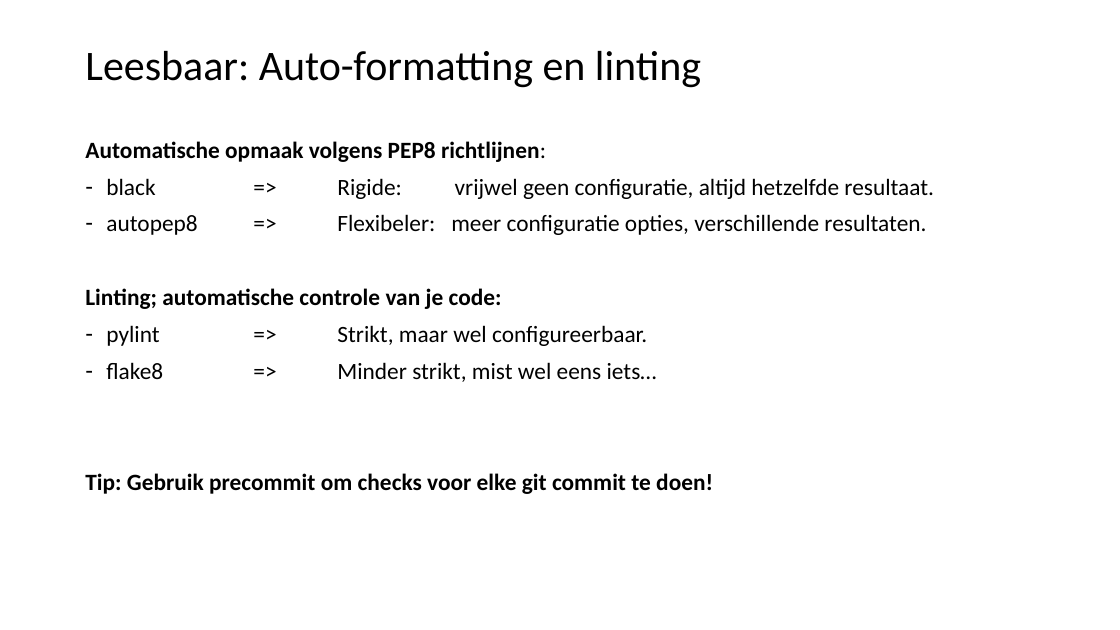
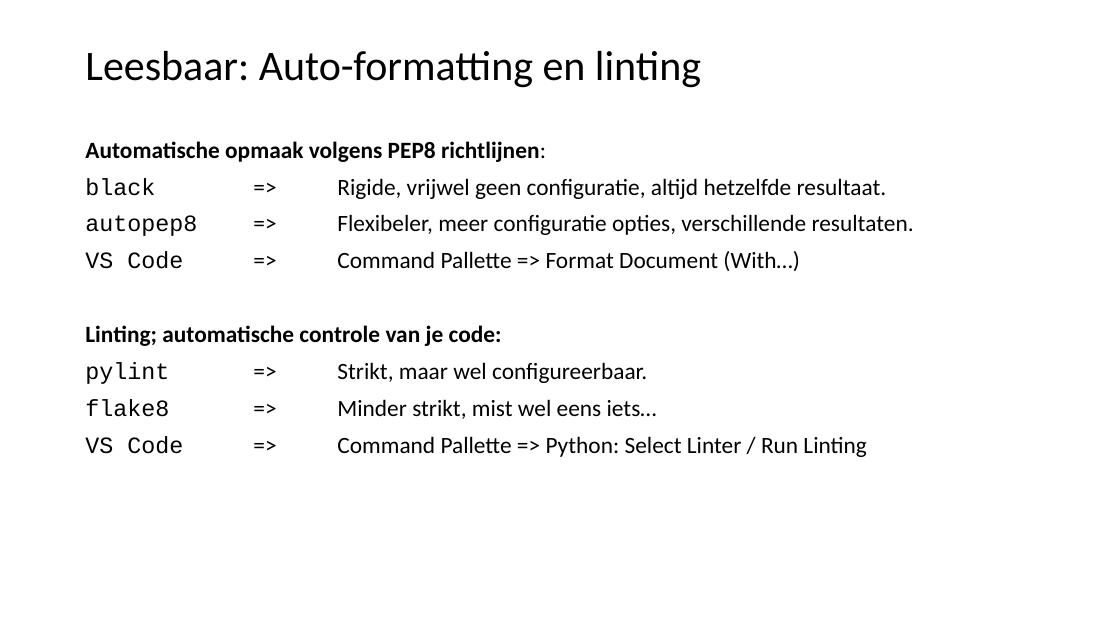
Before and after one commit to LFKoning/knowledge-sharing, a slide deck: slide 6 of python_trainees/2_production_code/python_traineeship_2.pptx. Drawn at 1120x630 pixels with LibreOffice and Linux fonts; fonts in the diff are those of the drawing. Boxes give left, top, right and bottom in pixels: in the first picture for what was removed or moved away, otherwise in the second. Text is boxed around its words. In the diff, an @@ line names an element or a change of style, - is before the commit and + after.

Commit message:
Rework python trainees part 2

```diff
--- a/python_trainees/2_production_code/python_traineeship_2.pptx
+++ b/python_trainees/2_production_code/python_traineeship_2.pptx
@@ text at (85, 178, 914, 271): text changed @@
-– black => Rigide: vrijwel geen configuratie, altijd hetzelfde resultaat.
-– autopep8 => Flexibeler: meer configuratie opties, verschillende resultaten.
+black => Rigide, vrijwel geen configuratie, altijd hetzelfde resultaat.
+autopep8 => Flexibeler, meer configuratie opties, verschillende resultaten.
+VS Code => Command Pallette => Format Document (With…)
@@ text at (85, 362, 657, 419): font Calibri to Courier New in "pylint", "flake8"; bullet - to none @@
@@ text at (85, 436, 866, 457): text changed; bold off @@
-Tip: Gebruik precommit om checks voor elke git commit te doen!
+VS Code => Command Pallette => Python: Select Linter / Run Linting
```
Also in this commit, not shown: 15 other slides changed, 3 slides added, 4 slides removed, 9 other files.
